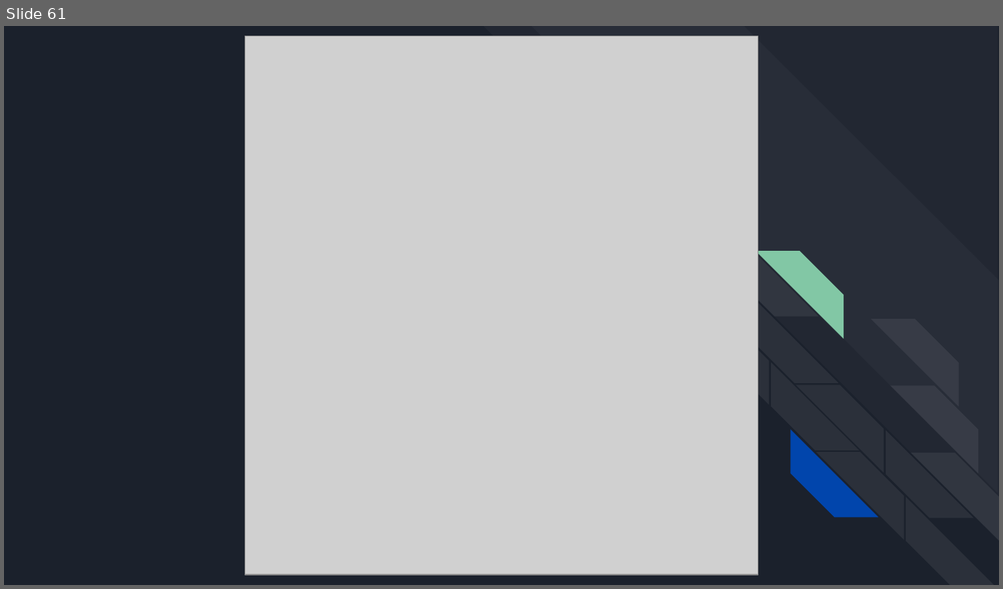
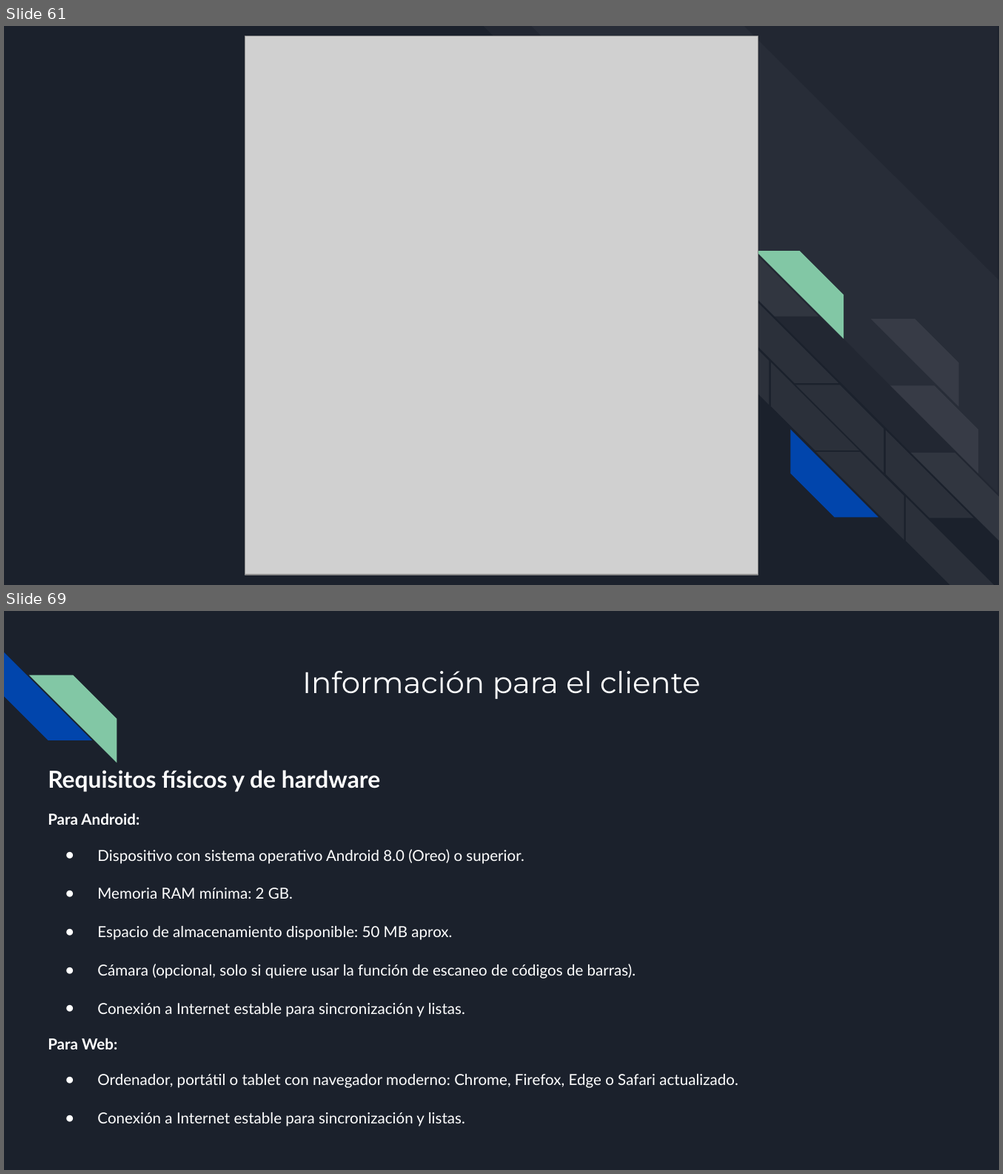
Before and after one commit to Antoniocorser/TFG-Antonio-Cordero, a slide deck: BuyNote.pptx. Shown one above the other, each under a label of ours: slide 61 before the commit, slides 61 and 69 after it; the slides between them are not shown. The pictures are 1003x589 and 1003x1174 pixels, drawn with LibreOffice and Linux fonts; fonts in the diff are those of the drawing; grey boxes stand for pictures. Boxes give left, top, right and bottom in pixels: in the first picture for what was removed or moved away, otherwise in the second. Text is boxed around its words. In the diff, an @@ line names an element or a change of style, - is before the commit and + after.

```diff
--- a/BuyNote.pptx
+++ b/BuyNote.pptx
@@ slide 69 added at (4, 611, 999, 1170), background #1B212C @@
@@ diag stripe added at (4, 652, 91, 741), fill #0145AC @@
@@ diag stripe added at (29, 675, 116, 762), fill #82C7A5 @@
@@ title added at (302, 671, 700, 699), 21.6 pt, text #FFFFFF @@
+Información para el cliente
@@ text added at (48, 770, 737, 1127), 11 pt, text #FFFFFF @@
+Requisitos físicos y de hardware
+Para Android:
+● Dispositivo con sistema operativo Android 8.0 (Oreo) o superior.
+● Memoria RAM mínima: 2 GB.
+● Espacio de almacenamiento disponible: 50 MB aprox.
+● Cámara (opcional, solo si quiere usar la función de escaneo de códigos de barras).
+● Conexión a Internet estable para sincronización y listas.
+Para Web:
+● Ordenador, portátil o tablet con navegador moderno: Chrome, Firefox, Edge o Safari actualizado.
+● Conexión a Internet estable para sincronización y listas.
```
Also in this commit, not shown: 3 slides changed, 15 other slides added, 1 other file.
